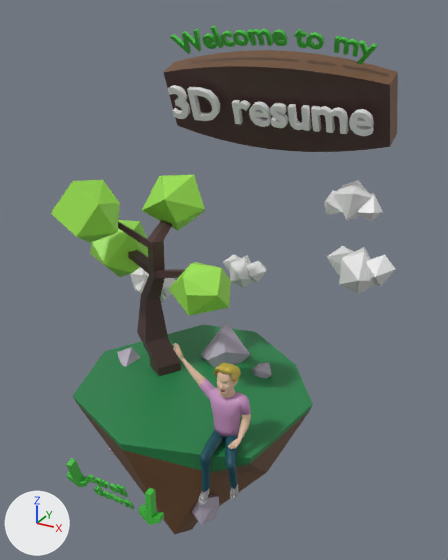
An edit to the glTF model gltf/model.glb, drawn before and after from the same camera.
Both versions are drawn from a camera (50 mm lens) standing at (6.68, -11.06, 5.66) and looking at (0.32, 0.52, -0.13). Lighting does not change. The marker at lower left points along +X, +Y and +Z. Where no turn or scale is listed for an object, it has been applied to the vertices.
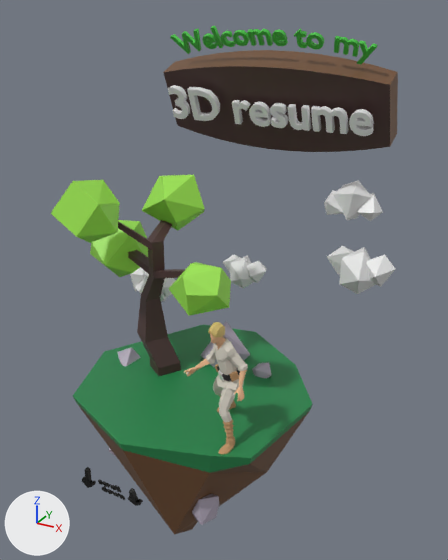
Changed parts and their boxes [x1, y1, x2, y2] in the pictures (448 x 560 px):
'Cube_Cube.001', deleted: before [173, 343, 251, 505]
'male_Circle.008', added: after [184, 322, 248, 455]
    faces in mat_cloth (light grey #d3cdc0): [184, 336, 248, 422]
    faces in mat_boots (brown #bb9369): [215, 364, 239, 455]
    faces in mat_skin (beige #e7b88d): [184, 333, 247, 402]
    faces in mat_hair_1 (yellow #cdb66b): [208, 322, 225, 337]
'Cube.001', recoloured, moved, rescaled (42% narrower, 42% shorter): before [139, 488, 164, 525]; after [82, 467, 96, 488]
'Text.002', recoloured, moved, rescaled (40% narrower, 41% shorter): before [88, 474, 134, 510]; after [98, 479, 125, 500]
'Cube.006', recoloured, moved, rescaled (36% narrower, 37% shorter): before [66, 458, 90, 487]; after [128, 488, 143, 506]
'Icosphere.003', unchanged, covered by the edit: [201, 321, 250, 368] in both

Diff of the bpy script that builds the scene:
```diff
--- a/gltf/model.glb.py
+++ b/gltf/model.glb.py
@@ mat_cloth @@
+mat_cloth = principled_material('Cloth')
+mat_cloth.base_color = (0.65, 0.61, 0.528)  # light grey #d3cdc0
+mat_cloth.roughness = 1.0
@@ mat_hair_1 @@
+mat_hair_1 = principled_material('Hair')
+mat_hair_1.base_color = (0.611, 0.467, 0.147)  # yellow #cdb66b
@@ mat_skin @@
+mat_skin = principled_material('Skin')
+mat_skin.base_color = (0.8, 0.478, 0.267)  # beige #e7b88d
+mat_skin.roughness = 0.803
@@ mat_boots @@
+mat_boots = principled_material('Boots')
+mat_boots.base_color = (0.497, 0.292, 0.14)  # brown #bb9369
+mat_boots.roughness = 1.0
@@ mat_metal @@
+mat_metal = principled_material('Metal')
+mat_metal.base_color = (1.0, 1.0, 1.0)  # white #ffffff
+mat_metal.metallic = 1.0
@@ mat_black @@
+mat_black = principled_material('Black')
+mat_black.base_color = (0.0199, 0.0199, 0.0199)  # black #272727
+mat_black.roughness = 1.0
@@ me_cube_008 @@
 me_cube_008.from_pydata(...)  # 26 vertices, 48 faces; spans x -3.8..3.8, y -1.0..1.0, z -1.8..1.0
-me_cube_008.materials.append(mat_material_013)  # green #44be42
+me_cube_008.materials.append(mat_material_014)  # black #000000
@@ me_text_003 @@
 me_text_003.from_pydata(...)  # 388 vertices, 748 faces; spans x 0.02..2.24, y -1.03..0.7, z -0.06..0.06
-me_text_003.materials.append(mat_material_013)  # green #44be42
+me_text_003.materials.append(mat_material_014)  # black #000000
@@ me_cube_011 @@
 me_cube_011.from_pydata(...)  # 26 vertices, 48 faces; spans x -3.8..3.8, y -1.0..1.0, z -1.8..1.0
-me_cube_011.materials.append(mat_material_013)  # green #44be42
+me_cube_011.materials.append(mat_material_014)  # black #000000
@@ me_male_circle_008 @@
+me_male_circle_008.from_pydata(...)  # 1042 vertices, 2056 faces; spans x -0.8..0.6, y -0.84..0.76, z -0.02..2.49
+# faces by material slot: [660, 608, 496, 80, 192, 20]
+me_male_circle_008.materials.append(mat_skin)  # beige #e7b88d
+me_male_circle_008.materials.append(mat_cloth)  # light grey #d3cdc0
+me_male_circle_008.materials.append(mat_boots)  # brown #bb9369
+me_male_circle_008.materials.append(mat_black)  # black #272727
+me_male_circle_008.materials.append(mat_hair_1)  # yellow #cdb66b
+me_male_circle_008.materials.append(mat_metal)  # white #ffffff
@@ ob_cube_001 @@
 ob_cube_001 = bpy.data.objects.new('Cube.001', me_cube_008)
-ob_cube_001.location = (1.01, -3.66, -3.04)
-ob_cube_001.scale = (0.0638, 0.0804, 0.278)
+ob_cube_001.location = (-0.53, -3.66, -3.02)
+ob_cube_001.scale = (0.0373, 0.047, 0.163)
@@ ob_cube_cube_001 @@
-ob_cube_cube_001 = bpy.data.objects.new('Cube_Cube.001', me_cube_cube_001)
-ob_cube_cube_001.location = (1.78, -1.99, -3.96)
@@ ob_text_002 @@
 ob_text_002 = bpy.data.objects.new('Text.002', me_text_003)
-ob_text_002.location = (-0.46, -3.69, -3.1)
+ob_text_002.location = (-0.22, -3.69, -3.07)
 ob_text_002.rotation_euler = (1.873, 0.0, 0.0)  # degrees (107, 0, 0)
-ob_text_002.scale = (0.428, 0.428, 0.428)
+ob_text_002.scale = (0.25, 0.25, 0.25)
@@ ob_cube_006 @@
 ob_cube_006 = bpy.data.objects.new('Cube.006', me_cube_011)
-ob_cube_006.location = (-0.88, -3.66, -3.04)
+ob_cube_006.location = (0.6, -3.66, -3.04)
 ob_cube_006.rotation_euler = (0.292, 0.0, 0.0)  # degrees (17, 0, 0)
-ob_cube_006.scale = (0.0638, 0.0804, 0.278)
+ob_cube_006.scale = (0.0373, 0.047, 0.163)
@@ ob_male_circle_008 @@
+ob_male_circle_008 = bpy.data.objects.new('male_Circle.008', me_male_circle_008)
+ob_male_circle_008.location = (1.59, -1.63, -2.43)
```
